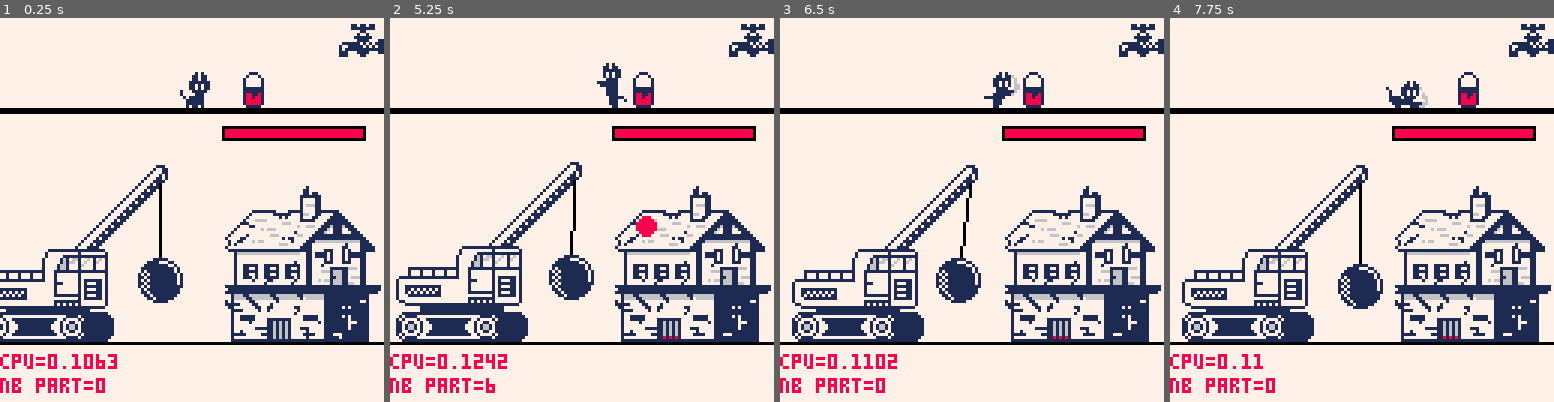
Above: before the commit, frames 1-4 (left to right).
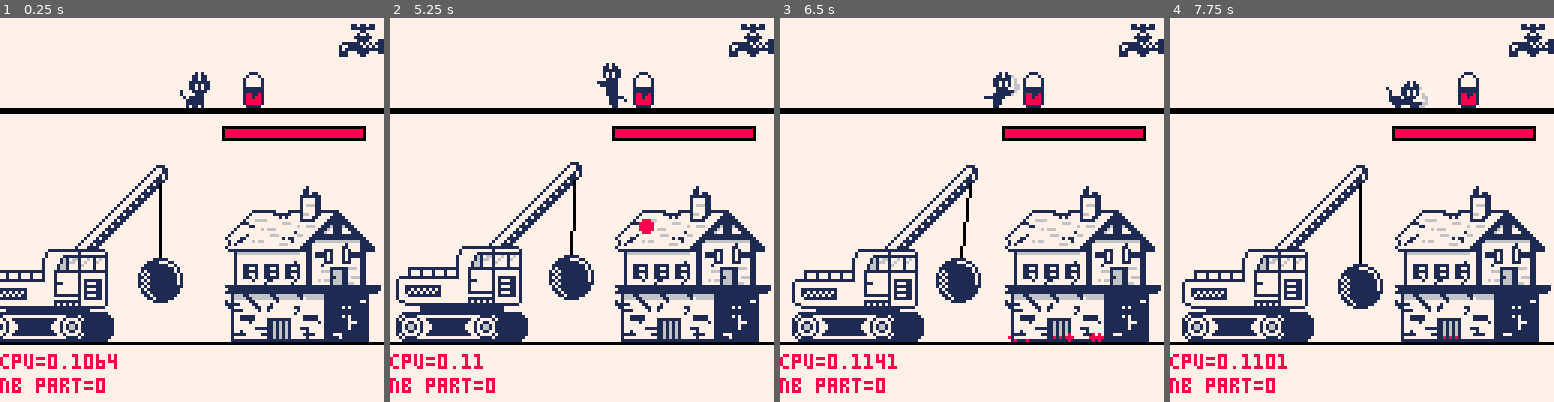
Above: after the commit, the same moments.

Repository: Arche-san/retrocat
Game: PICO-8 cartridge retrocat.p8
The game is run twice, just before and just after one commit, with the same random seed, the same clock (stepped at 60 frames per second) and the same inputs.
Inputs:
- Up to frame 1 (0.25 s): no input
- Up to frame 2 (5.25 s): tap X (X key) at 0.33, 1.07, 1.85, 2.97, 4.08, 5.2 s; tap O (Z key) at 0.7, 1.7, 2.1, 2.5, 2.9, 3.3, 3.7, 4.1, 4.5, 4.9 s; hold Right 1.6-2.1 s; hold Right 2.47-3.03 s; hold Left 3.08-3.58 s; hold Right 4.02-4.68 s; hold Left from 5.08 s (still down)
- Up to frame 3 (6.5 s): tap O (Z key) at 5.3, 5.7, 6.1 s; release Left at 5.68 s; hold Right from 6.08 s (still down); tap X (X key) at 6.32 s
- Up to frame 4 (7.75 s): tap O (Z key) every 0.4 s from 6.5 to 7.7 s; release Right at 6.58 s; hold Right 6.63-7.13 s; tap X (X key) at 7.43 s; hold Right from 7.5 s (still down)

The runs differ from the first frame. In frame 1, less than 0.1% of the frame differs, in the area x 28-30%, y 87-92%; in frame 2, 0.3%, in the area x 21-90%, y 51-97%; in frame 3, 0.2%; in frame 4, 0.1%.

Commit message:
Building : paint bullet applied according to building paint surface height

Diff:
--- a/retrocat.p8
+++ b/retrocat.p8
@@ -165,7 +165,7 @@
  -- charge blink
  if c.charge_blink then
   c.charge_blink_timer += 1
-  if c.charge_blink_timer >= 20 then
+  if c.charge_blink_timer >= 8 then
    c.charge_blink = false
   end
  end
@@ -259,11 +259,18 @@
   spr_h = 52,
   spr_scale = 2,
   paint_surface = 0,
+  paint_surface_y = 0,
   life = 100,
  }
 end
 
 function building_update(b)
+ local ystart = b.spr_y
+ local yend = ystart + b.spr_h
+ local height = yend - ystart
+ local paint_ystart = yend - (height) * b.paint_surface
+ local paint_height = yend - paint_ystart
+ b.paint_surface_y =  ground_y - paint_height
 end
 
 function building_draw(b)
@@ -677,9 +684,11 @@
 function paintbullet_update(p)
  p.y += 1.5
  if collide_with_building(p.x, p.y) then
-  add_splash(p.x,p.y)
-  building_paint(building, paint_surface_bonus)
-  paintbullet_destroy(p)
+  if p.y >= building.paint_surface_y then
+   add_splash(p.x,p.y)
+   building_paint(building, paint_surface_bonus)
+   paintbullet_destroy(p)
+  end
  elseif collide_with_demolisher(demolisher, p.x, p.y) then
   demolisher_stun(demolisher)
   paintbullet_destroy(p)
